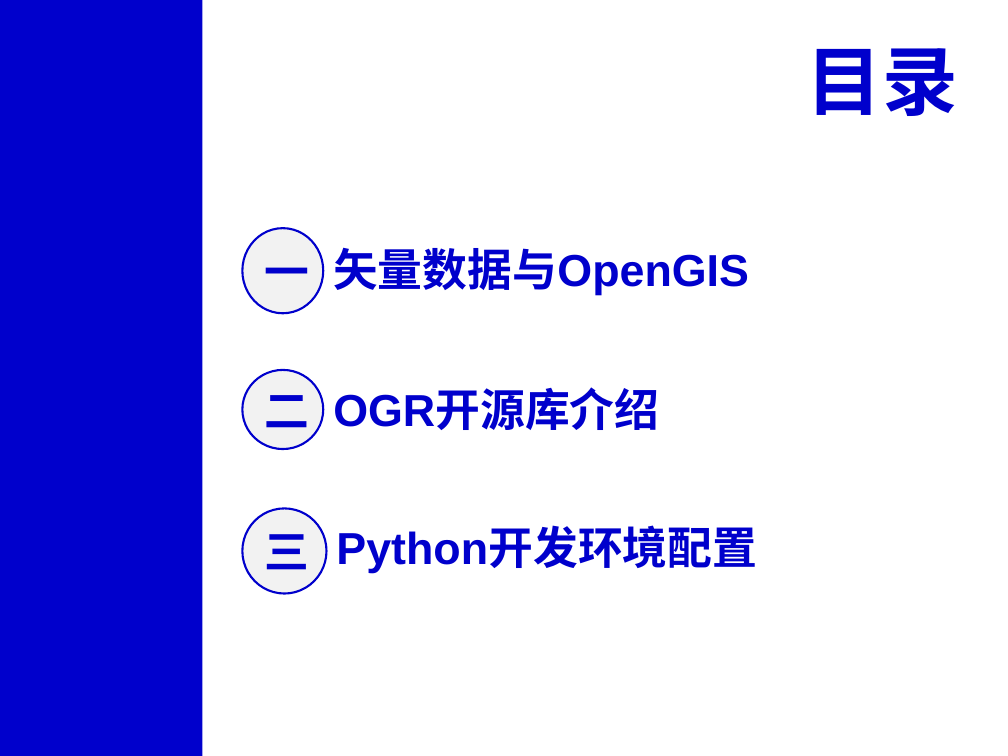
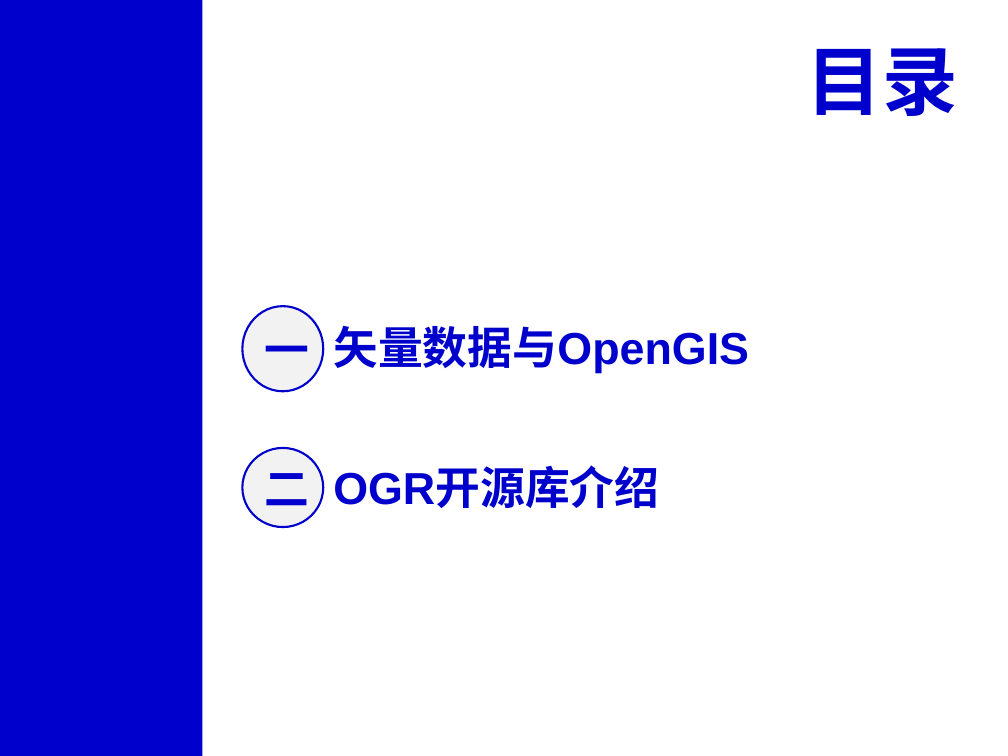
Before and after one commit to xinluo2018/open-source-gis-course, a slide deck: slide 2 of 第4章- OGR开源库及矢量数据处理-8课时/第3章-OGR开源库及矢量数据处理-8学时.pptx. Drawn at 1008x756 pixels with LibreOffice and Linux fonts; fonts in the diff are those of the drawing. Boxes give left, top, right and bottom in pixels: in the first picture for what was removed or moved away, otherwise in the second. Text is boxed around its words. In the diff, an @@ line names an element or a change of style, - is before the commit and + after.

```diff
--- a/第4章- OGR开源库及矢量数据处理-8课时/第3章-OGR开源库及矢量数据处理-8学时.pptx
+++ b/第4章- OGR开源库及矢量数据处理-8课时/第3章-OGR开源库及矢量数据处理-8学时.pptx
@@ 2 ellipses, 1 text: place and size @@
-2 ellipses, 1 text at box(242, 228, 659, 450)
+2 ellipses, 1 text at box(242, 306, 659, 527)
@@ text "矢量数据与OpenGIS": place and size @@
-text "矢量数据与OpenGIS" at box(333, 247, 749, 296)
+text "矢量数据与OpenGIS" at box(333, 325, 749, 374)
@@ ellipse removed at box(242, 508, 326, 593) @@
-三
@@ text removed at box(336, 528, 757, 572) @@
-Python开发环境配置
```
Also in this commit, not shown: 11 other slides changed, 1 slide added, 15 other files.
